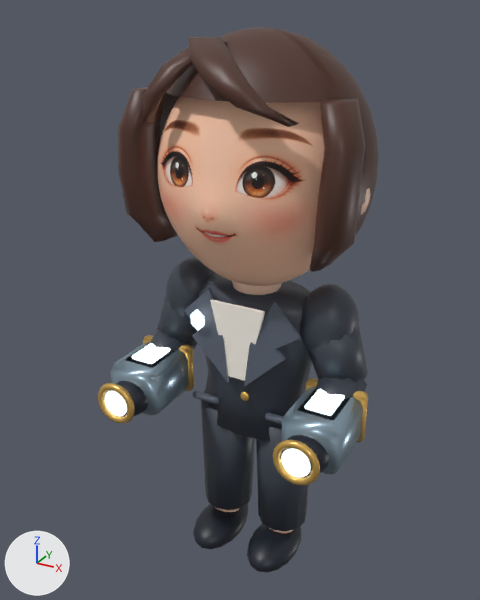
The glTF model imari-fighters/models/heroine.glb: old version first, new version second.
The view is the same before and after, from a 50 mm camera at (1.36, -2.64, 2.76) aimed at (-0.08, -0.03, 1.46). The axes (+X, +Y, +Z) are drawn at lower left. The lights are the same throughout. The first picture is the older version. Where no turn or scale is listed for an object, it has been applied to the vertices. Vertices at exactly the same position are counted once.

Objects in the first picture: 'arm_l_energy', 'arm_l_metal', 'arm_l_paint', 'arm_r_energy', 'arm_r_metal', 'arm_r_paint', 'body_paint', 'head_face_texture', 'head_paint', 'leg_l_paint', 'leg_r_paint' and 2 more.
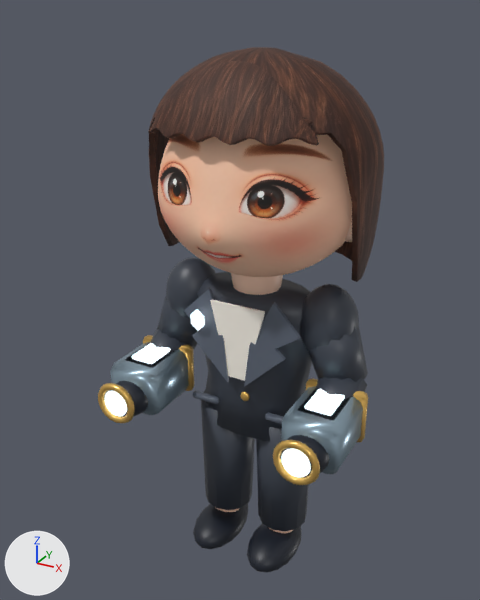
Changed parts and their boxes (x1, y1, x2, y2) in the pictures (480 x 600 px; the box of a moved part takes in the faces that stretch with it):
```json
{"object": "head_face_texture", "change": "reshaped, surface changed, moved", "before": [157, 97, 325, 286], "after": [158, 134, 352, 277]}
{"object": "head_paint", "change": "reshaped, moved", "before": [118, 27, 379, 272], "after": [345, 220, 352, 242], "on screen": "mostly hidden afterwards"}
{"object": "head_hair_texture", "change": "added", "after": [148, 47, 384, 282], "on screen": "brown"}
{"part": 1, "of": "me_head_face_texture", "change": "moved or reshaped", "before": [157, 166, 320, 286], "after": [158, 188, 352, 277]}
{"part": 2, "of": "me_head_face_texture", "change": "surface changed", "before": [157, 97, 325, 286], "after": [158, 134, 352, 277]}
{"part": 3, "of": "me_sphere_013", "change": "deleted", "before": [118, 27, 379, 272], "on screen": "brown"}
```

Scene script edits in JSON lines:
```json
{"op": "add", "block": "img_heroine_hair", "code": ["img_heroine_hair = load_image('heroine-hair', '_unpacked/heroine-hair', 1254, 1254, 'sRGB')"]}
{"op": "add", "block": "mat_kokomari_painted_chestnut_bob", "code": ["mat_kokomari_painted_chestnut_bob = principled_material('Kokomari painted chestnut bob')", "mat_kokomari_painted_chestnut_bob.texture = img_heroine_hair", "mat_kokomari_painted_chestnut_bob.roughness = 0.7"]}
{"block": "me_head_face_texture", "where": "# used by ob_head_face_texture; location = (0.0, 0.0, -0.126)"}
{"op": "remove", "block": "me_head_face_texture", "code": "me_head_face_texture.from_pydata(...)  # 1584 vertices, 3164 faces; spans x -0.479..0.479, y -0.455..0.388, z 1.69..2.707"}
{"op": "add", "block": "me_head_face_texture", "code": "me_head_face_texture.from_pydata(...)  # 1584 vertices, 3164 faces; spans x -0.479..0.479, y -0.454..0.388, z 1.844..2.707"}
{"block": "me_head_face_texture", "change": "me_head_face_texture part 1: 816 of 1584 vertices moved; they spanned x -0.479..0.479, y -0.455..0.388, z 1.69..2.198 and now span x -0.479..0.479, y -0.454..0.388, z 1.844..2.2; mean shift (0.0, -0.001, 0.097); largest move (0.0, -0.01, 1.69) -> (0.0, -0.01, 1.844)"}
{"block": "me_head_face_texture", "change": "me_head_face_texture part 2: texture (UV) coordinates of 1636 of 3164 faces, centred in x -0.477..0.477, y -0.443..-0.001, z 1.69..2.707, changed; they spanned u 0.05..0.95, v -0.01..0.94 and now span u 0.1..0.9, v 0.15..0.89"}
{"block": "me_sphere_013", "where": "# used by ob_head_paint; location = (-0.447, 0.0, 2.046)"}
{"op": "remove", "block": "me_sphere_013", "code": "me_sphere_013.from_pydata(...)  # 1060 vertices, 2004 faces; spans x -0.105..1.0, y -0.483..0.485, z -0.269..0.644"}
{"op": "add", "block": "me_sphere_013", "code": "me_sphere_013.from_pydata(...)  # 292 vertices, 576 faces; spans x -0.073..0.968, y -0.071..0.071, z -0.113..0.113"}
{"block": "me_sphere_013", "change": "me_sphere_013 part 3: 8 loose pieces with 768 vertices, spanning x -0.105..1.0, y -0.483..0.485, z -0.269..0.644, are deleted"}
{"op": "add", "block": "me_head_hair_bob", "code": ["me_head_hair_bob = bpy.data.meshes.new('head_hair_bob')", "me_head_hair_bob.from_pydata(...)  # 3712 vertices, 7416 faces; spans x -0.545..0.545, y -0.412..0.464, z 1.887..2.836", "me_head_hair_bob.materials.append(mat_kokomari_painted_chestnut_bob)  # picture img_heroine_hair"]}
{"op": "set", "path": "ob_head_face_texture.location", "old": "(0.0, 0.0, -0.126)", "new": "(0.0, 0.0, -0.226)"}
{"op": "set", "path": "ob_head_paint.location", "old": "(-0.447, 0.0, 2.046)", "new": "(-0.447, 0.0, 1.946)"}
{"op": "add", "block": "ob_head_hair_texture", "code": ["ob_head_hair_texture = bpy.data.objects.new('head_hair_texture', me_head_hair_bob)", "ob_head_hair_texture.location = (0.0, 0.0, -0.226)"]}
```
